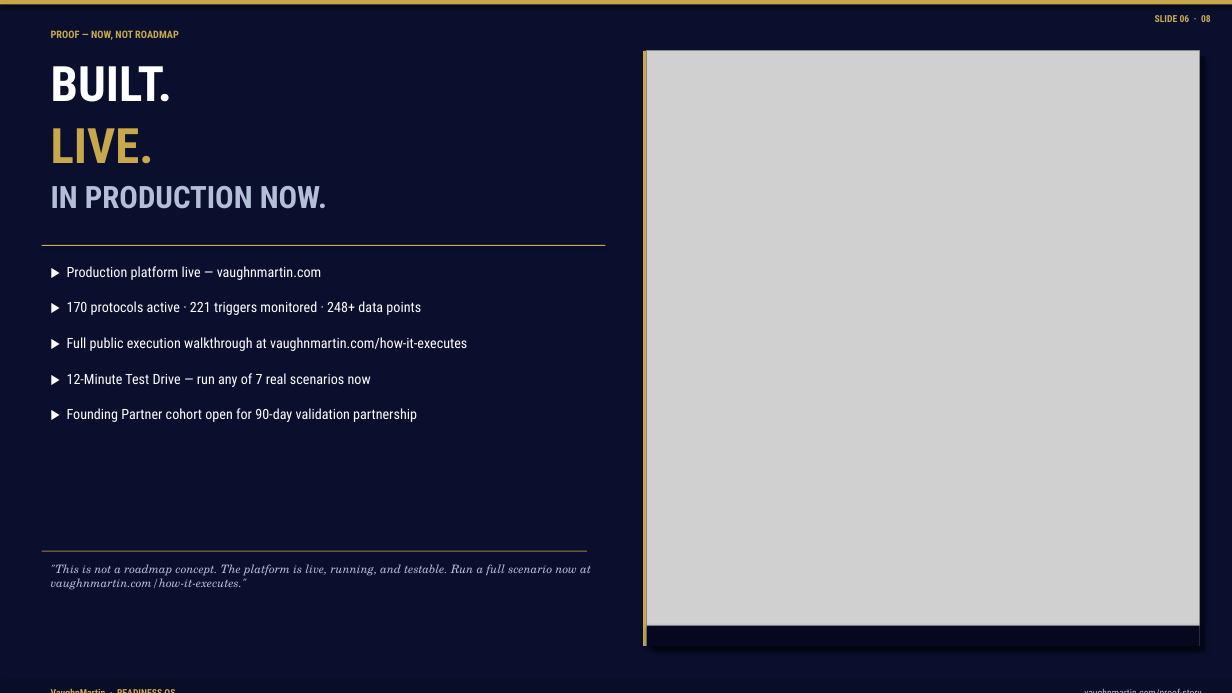
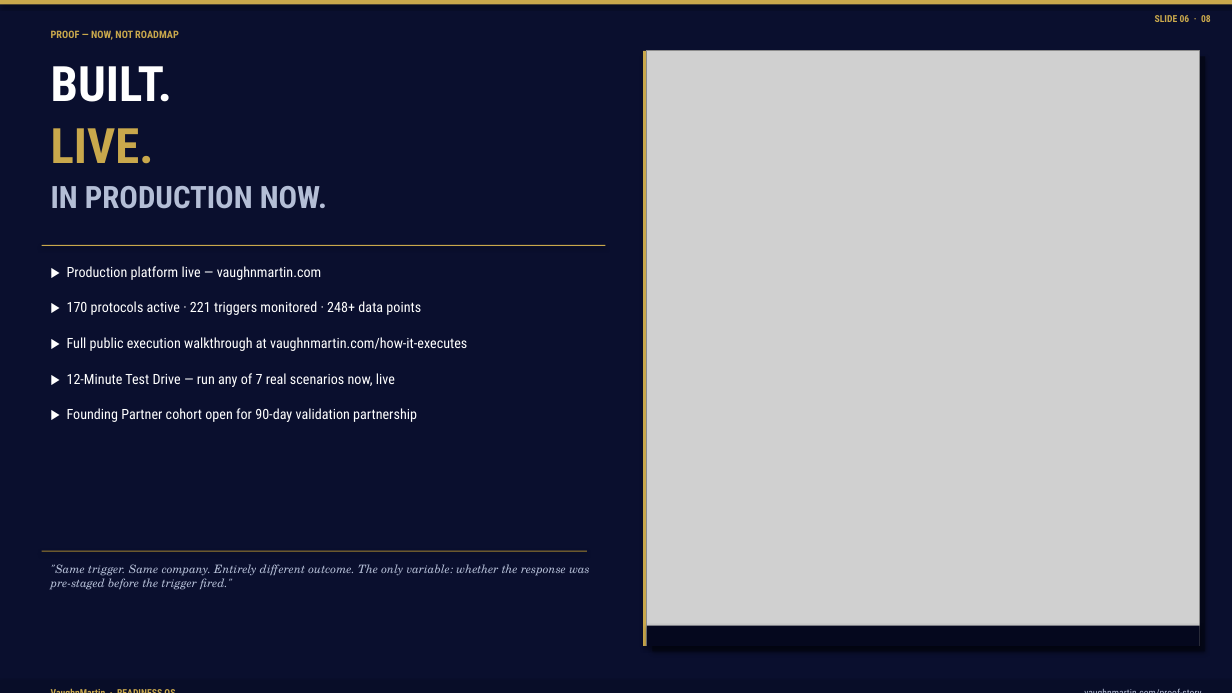
Before and after one commit to mbrunke18/CodePlatform1, a slide deck: slide 7 of attached_assets/VaughnMartin-Investor-Deck-v13-final.pptx. Drawn at 1232x693 pixels with LibreOffice and Linux fonts; fonts in the diff are those of the drawing; grey boxes stand for pictures. Boxes give left, top, right and bottom in pixels: in the first picture for what was removed or moved away, otherwise in the second. Text is boxed around its words. In the diff, an @@ line names an element or a change of style, - is before the commit and + after.

```diff
--- a/attached_assets/VaughnMartin-Investor-Deck-v13-final.pptx
+++ b/attached_assets/VaughnMartin-Investor-Deck-v13-final.pptx
@@ text at bbox=[67, 373, 395, 387]: text changed @@
-▶ 12-Minute Test Drive — run any of 7 real scenarios now
+▶ 12-Minute Test Drive — run any of 7 real scenarios now, live
@@ text at bbox=[51, 564, 590, 590]: text changed @@
-"This is not a roadmap concept. The platform is live, running, and testable. Run a full scenario now at vaughnmartin.com/how-it-executes."
+"Same trigger. Same company. Entirely different outcome. The only variable: whether the response was pre-staged before the trigger fired."
```
Also in this commit, not shown: 8 other slides changed, 1 slide added, 1 slide removed, 3 other files.
